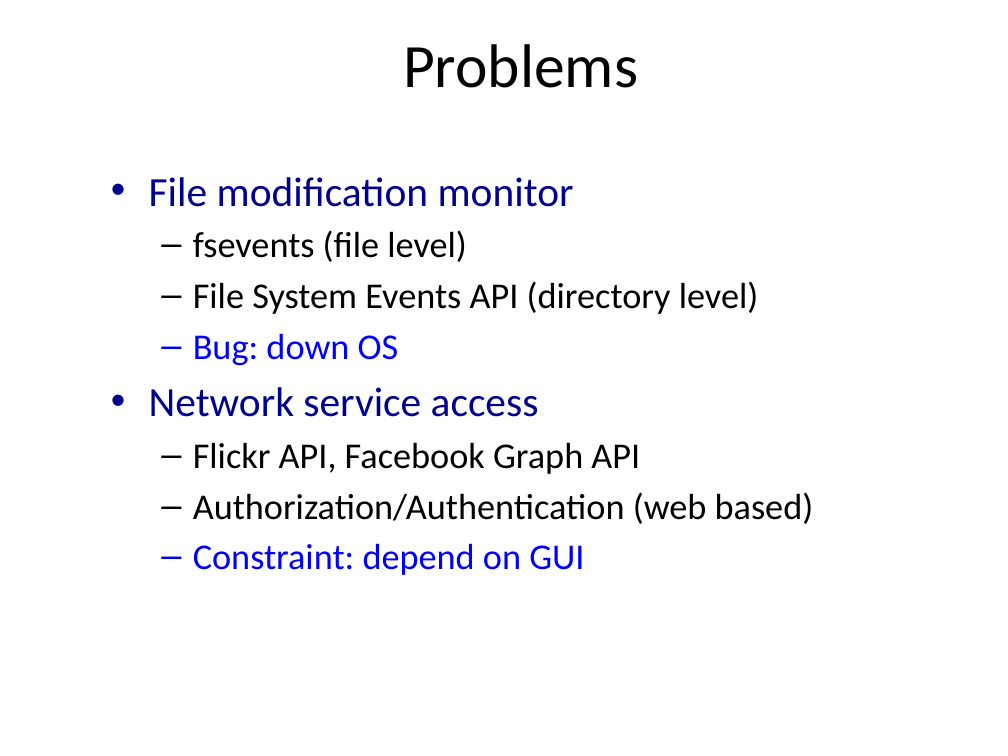
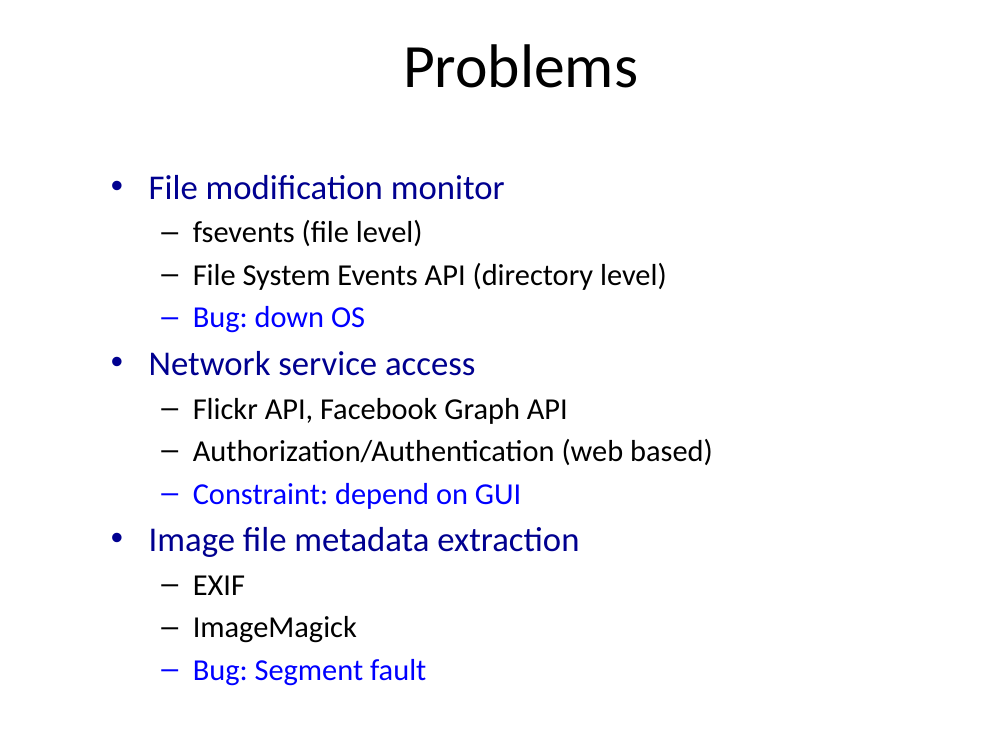
Before and after one commit to maoxuli/hat, a slide deck: slide 10 of doc/Magicians Hat - slides.pptx. Drawn at 1008x756 pixels with LibreOffice and Linux fonts; fonts in the diff are those of the drawing; background and template pictures are left out. Boxes give left, top, right and bottom in pixels: in the first picture for what was removed or moved away, otherwise in the second. Text is boxed around its words. In the diff, an @@ line names an element or a change of style, - is before the commit and + after.

```diff
--- a/doc/Magicians Hat - slides.pptx
+++ b/doc/Magicians Hat - slides.pptx
@@ text at (149, 175, 713, 509): size 29.6 to 24.8 pt in "File modification monitor", "Network service access"; size 25.9 to 21.7 pt in "fsevents (file level)", "File System Events API (directory level)", "Bug: down OS", "Flickr API, Facebook Graph API" and 2 more places @@
@@ text at (149, 527, 579, 643): paragraphs added @@
+• Image file metadata extraction
+  – EXIF
+  – ImageMagick
+  – Bug: Segment fault
```
Also in this commit, not shown: 4 other slides changed, 7 other files.
